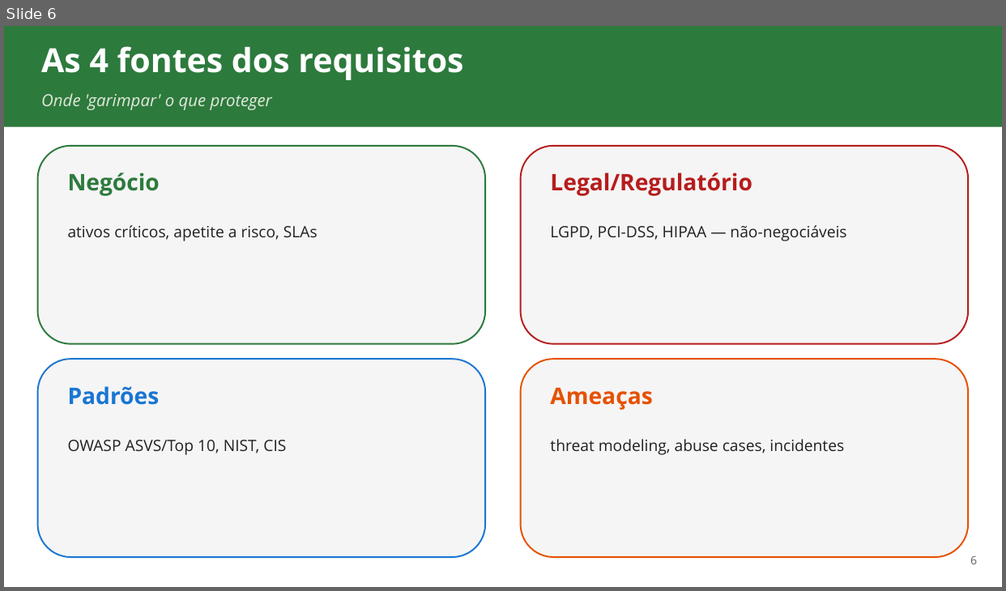
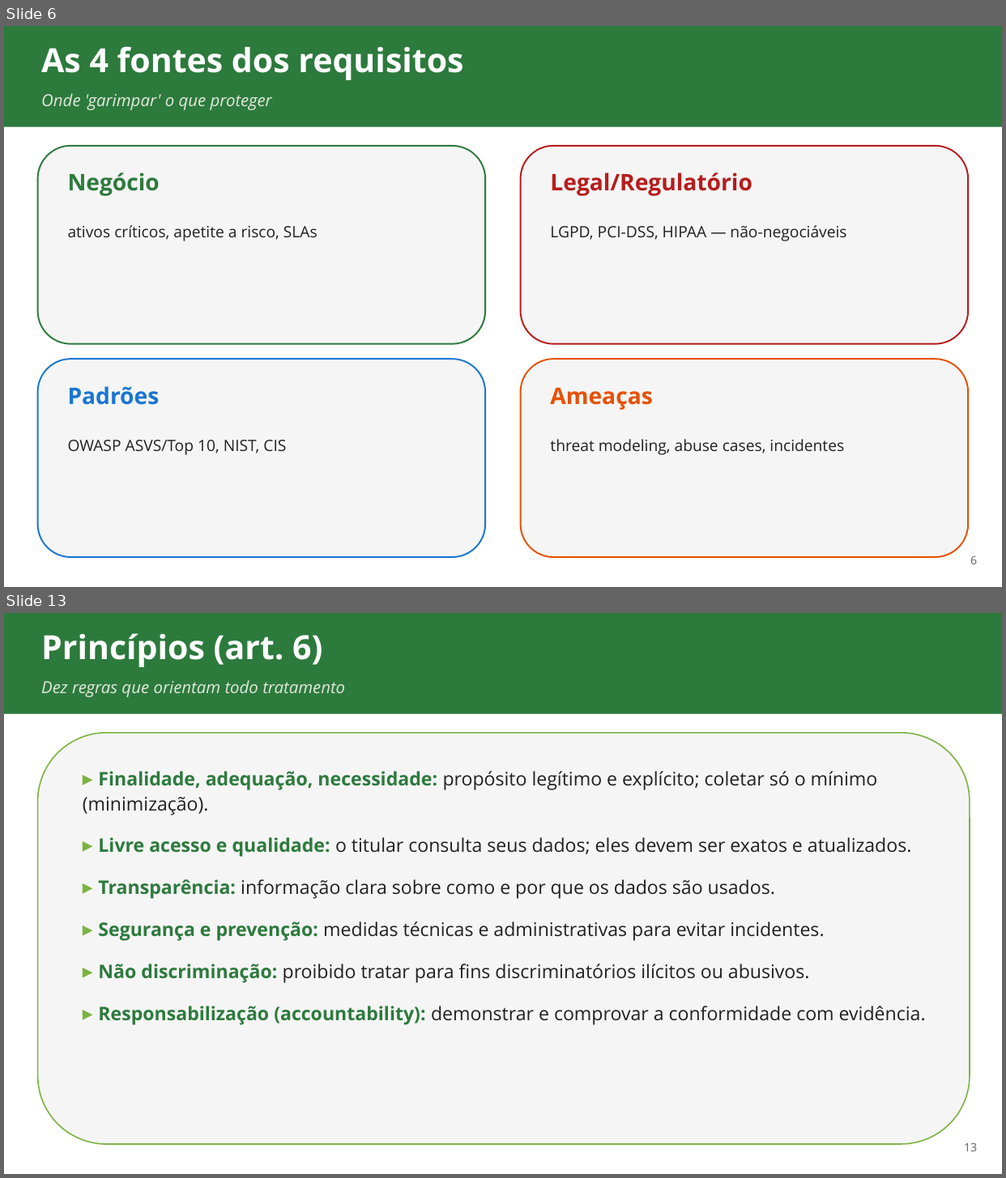
Before and after one commit to ads-sapucaia-ssc/SSC, a slide deck: aulas/aula-02-requisitos-e-lgpd.pptx. Shown one above the other, each under a label of ours: slide 6 before the commit, slides 6 and 13 after it; the slides between them are not shown. The pictures are 1006x591 and 1006x1178 pixels, drawn with LibreOffice and Linux fonts; fonts in the diff are those of the drawing. Boxes give left, top, right and bottom in pixels: in the first picture for what was removed or moved away, otherwise in the second. Text is boxed around its words. In the diff, an @@ line names an element or a change of style, - is before the commit and + after.

```diff
--- a/aulas/aula-02-requisitos-e-lgpd.pptx
+++ b/aulas/aula-02-requisitos-e-lgpd.pptx
@@ slide 13 added at (x1=4, y1=613, x2=1002, y2=1174), background #FFFFFF @@
@@ rectangle added at (x1=4, y1=613, x2=1002, y2=714), fill #2D7A3D @@
@@ text added at (x1=41, y1=633, x2=322, y2=667), 32 pt, text #FFFFFF, bold @@
+Princípios (art. 6)
@@ text added at (x1=41, y1=680, x2=345, y2=697), 16 pt, text #E0E8DB, italic @@
+Dez regras que orientam todo tratamento
@@ rounded rectangle added at (x1=38, y1=733, x2=970, y2=1144), fill #F5F5F5, outline #7CB342 1.25 pt @@
@@ text added at (x1=83, y1=771, x2=926, y2=1024), 18 pt, text #212121 @@
+▸ Finalidade, adequação, necessidade: propósito legítimo e explícito; coletar só o mínimo (minimização).
+▸ Livre acesso e qualidade: o titular consulta seus dados; eles devem ser exatos e atualizados.
+▸ Transparência: informação clara sobre como e por que os dados são usados.
+▸ Segurança e prevenção: medidas técnicas e administrativas para evitar incidentes.
+▸ Não discriminação: proibido tratar para fins discriminatórios ilícitos ou abusivos.
+▸ Responsabilização (accountability): demonstrar e comprovar a conformidade com evidência.
@@ text added at (x1=964, y1=1144, x2=977, y2=1152), 11 pt, text #616161 @@
+13
```
Also in this commit, not shown: 4 slides changed, 9 other slides added, 12 other files.
